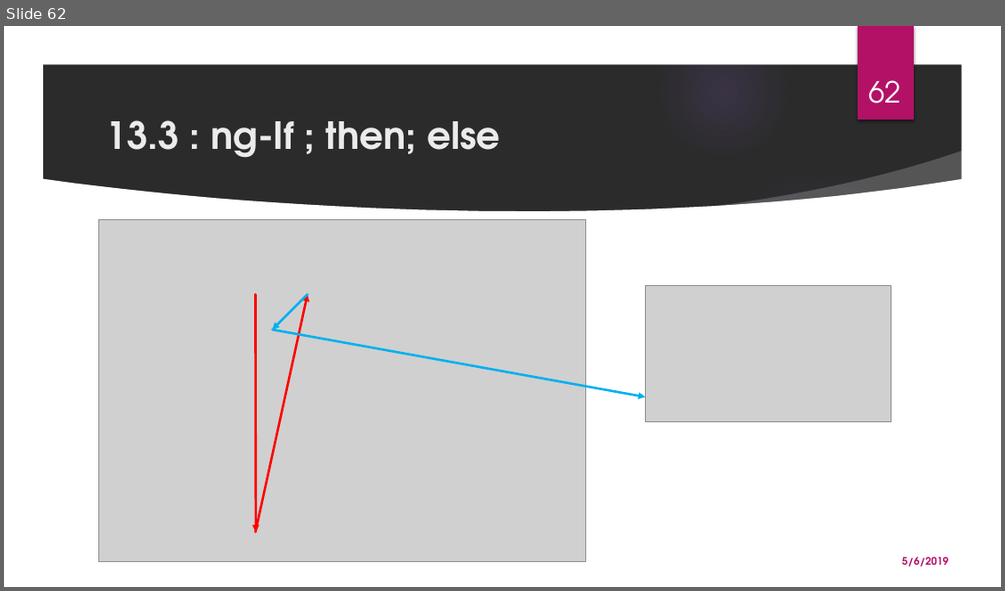
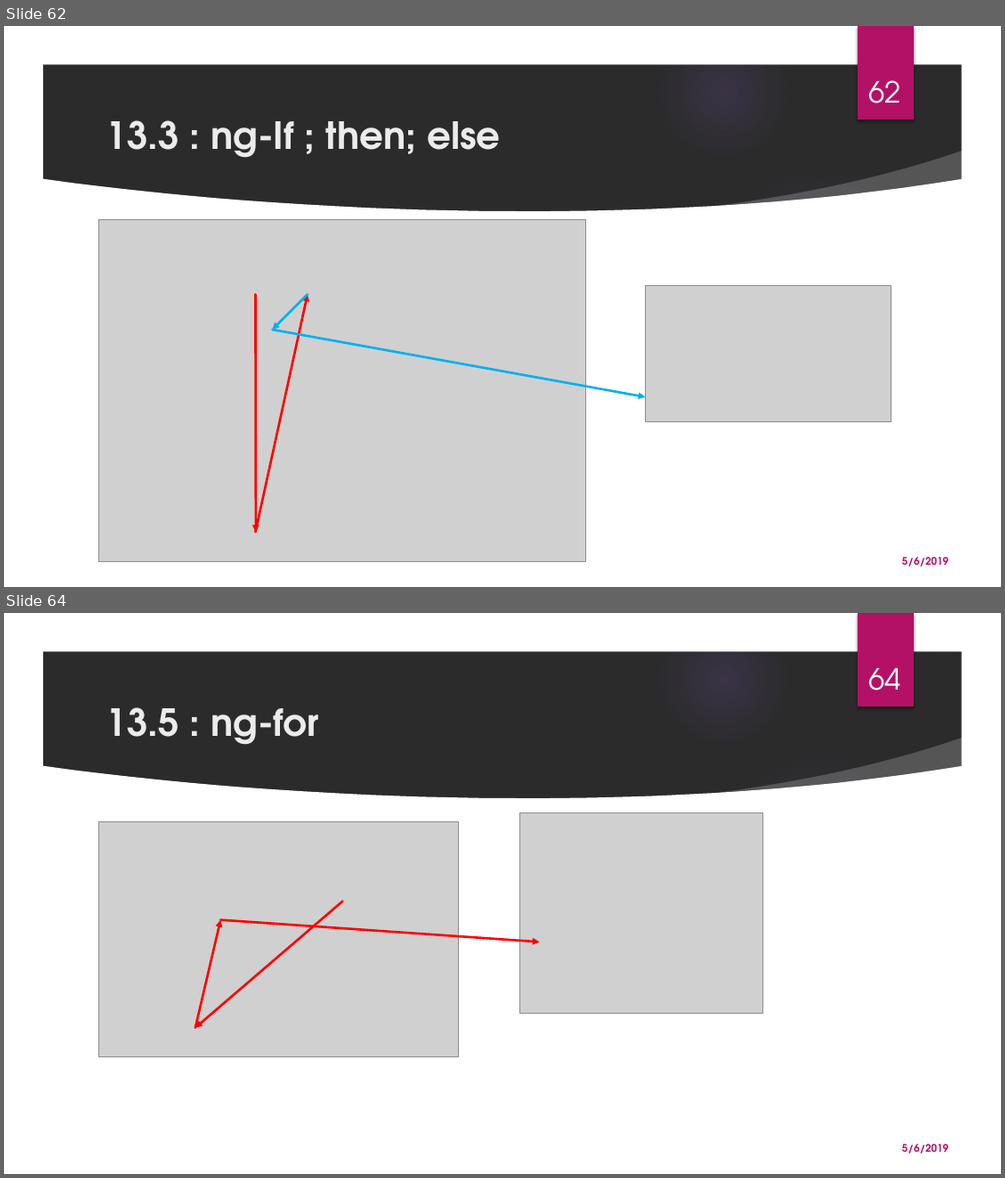
Before and after one commit to monicka2479/AngularSession, a slide deck: Angular Presentation.pptx. Shown one above the other, each under a label of ours: slide 62 before the commit, slides 62 and 64 after it; the slides between them are not shown. The pictures are 1005x591 and 1005x1178 pixels, drawn with LibreOffice and Linux fonts; fonts in the diff are those of the drawing; grey boxes stand for pictures; background and template pictures are left out; a plain dark background stands for a picture behind light text. Boxes give left, top, right and bottom in pixels: in the first picture for what was removed or moved away, otherwise in the second. Text is boxed around its words. In the diff, an @@ line names an element or a change of style, - is before the commit and + after.

```diff
--- a/Angular Presentation.pptx
+++ b/Angular Presentation.pptx
@@ slide 64 added at (4, 613, 1001, 1174), background picture (left out); not listed: 9 template elements that a slide beside it also shows @@
@@ page number added at (868, 668, 900, 690), 28 pt, text #FFFFFF @@
+64
@@ title added at (105, 707, 319, 745), 36 pt, text #EBEBEB, bold @@
+13.5 : ng-for
@@ picture added at (98, 821, 458, 1057) @@
@@ picture added at (519, 813, 762, 1013) @@
@@ arrow added from (343, 900) to (195, 1027), #FF0000 2.25 pt @@
@@ arrow added from (195, 1027) to (221, 919), #FF0000 2.25 pt @@
@@ arrow added from (221, 919) to (540, 942), #FF0000 2.25 pt @@
@@ text added at (902, 1143, 948, 1153), 10 pt, text #B31166, bold @@
+5/6/2019
```
Also in this commit, not shown: 3 other slides added.
